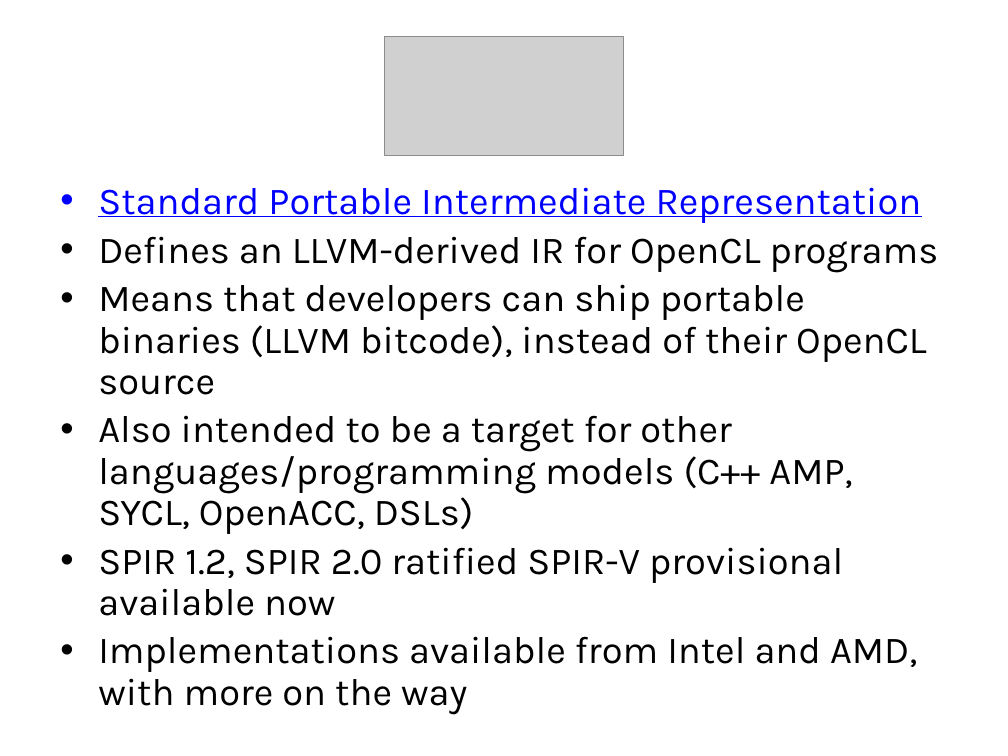
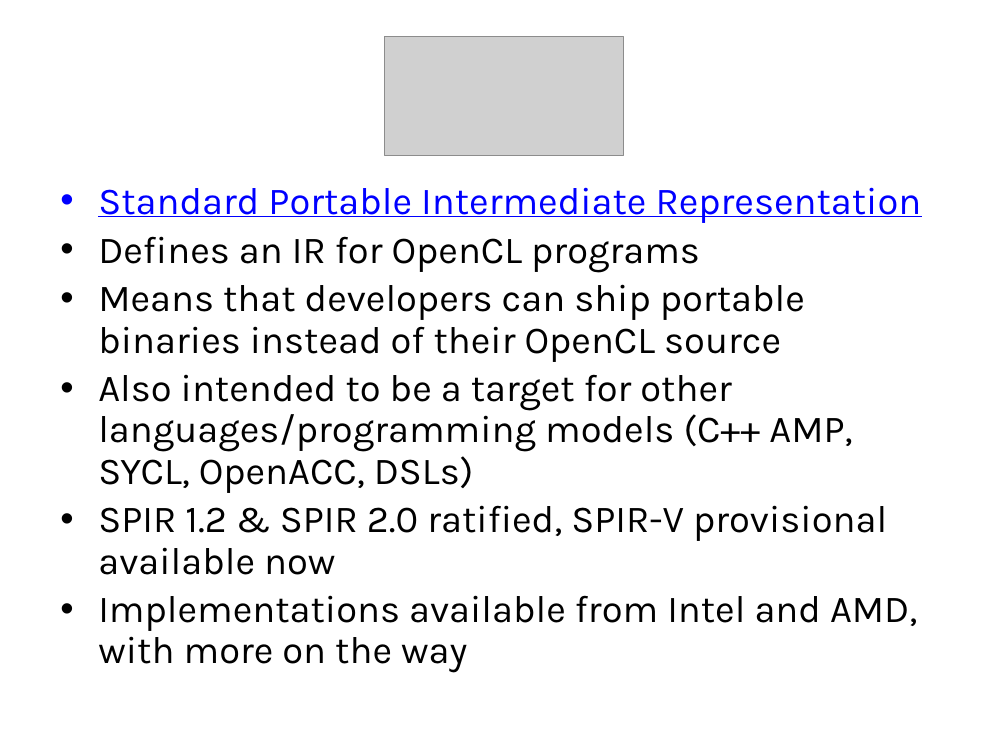
Before and after one commit to UoB-HPC/opencl-training-code, a slide deck: slide 4 of slides/advanced_outro.pptx. Drawn at 1008x756 pixels with LibreOffice and Linux fonts; fonts in the diff are those of the drawing; grey boxes stand for pictures. Boxes give left, top, right and bottom in pixels: in the first picture for what was removed or moved away, otherwise in the second. Text is boxed around its words. In the diff, an @@ line names an element or a change of style, - is before the commit and + after.

Commit message:
Minor typo fixes and updates

```diff
--- a/slides/advanced_outro.pptx
+++ b/slides/advanced_outro.pptx
@@ text at bbox=[98, 236, 805, 362]: text changed @@
-• Defines an LLVM-derived IR for OpenCL programs
-• Means that developers can ship portable binaries (LLVM bitcode), instead of their OpenCL source
+• Defines an IR for OpenCL programs
+• Means that developers can ship portable binaries instead of their OpenCL source
@@ text at bbox=[98, 505, 887, 575]: text changed @@
-• SPIR 1.2, SPIR 2.0 ratified SPIR-V provisional available now
+• SPIR 1.2 & SPIR 2.0 ratified, SPIR-V provisional available now
```
Also in this commit, not shown: 4 other slides changed.
